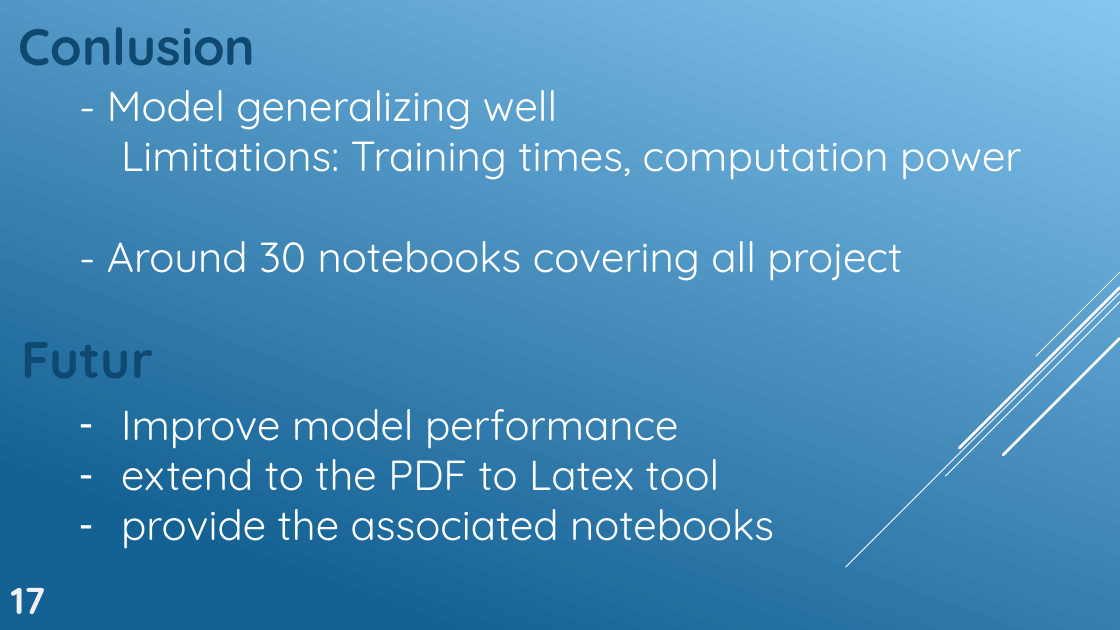
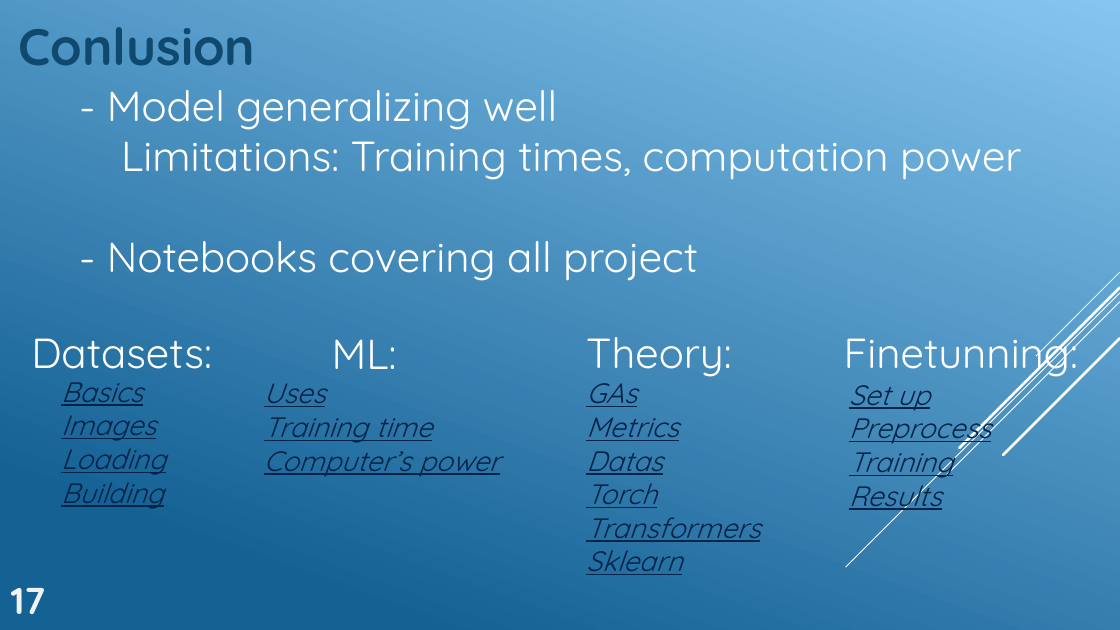
Before and after one commit to GeckSpy/IPdf2Latex, a slide deck: slide 18 of Presentation/Final presentation.pptx. Drawn at 1120x630 pixels with LibreOffice and Linux fonts; fonts in the diff are those of the drawing. Boxes give left, top, right and bottom in pixels: in the first picture for what was removed or moved away, otherwise in the second. Text is boxed around its words. In the diff, an @@ line names an element or a change of style, - is before the commit and + after.

```diff
--- a/Presentation/Final presentation.pptx
+++ b/Presentation/Final presentation.pptx
@@ text at (x1=107, y1=241, x2=698, y2=281): text changed @@
-- Around 30 notebooks covering all project
+- Notebooks covering all project
@@ text added at (x1=844, y1=325, x2=1078, y2=379), 36 pt, text #FFFFFF @@
+Finetunning:
@@ text removed at (x1=22, y1=342, x2=154, y2=378) @@
-Futur
@@ text added at (x1=31, y1=338, x2=212, y2=369), 36 pt, text #FFFFFF @@
+Datasets:
@@ text added at (x1=332, y1=339, x2=397, y2=369), 36 pt, text #FFFFFF @@
+ML:
@@ text added at (x1=586, y1=337, x2=731, y2=377), 36 pt, text #FFFFFF @@
+Theory:
@@ text added at (x1=61, y1=382, x2=166, y2=509), 24 pt, text #042349, italic, underline @@
+Basics
+Images
+Loading
+Building
@@ text added at (x1=264, y1=383, x2=500, y2=477), 24 pt, text #042349, italic, underline @@
+Uses
+Training time
+Computer’s power
@@ text added at (x1=586, y1=383, x2=760, y2=575), 24 pt, text #042349, italic, underline @@
+GAs
+Metrics
+Datas
+Torch
+Transformers
+Sklearn
@@ text added at (x1=849, y1=385, x2=991, y2=514), 24 pt, text #042349, italic, underline @@
+Set up
+Preprocess
+Training
+Results
@@ text removed at (x1=121, y1=409, x2=774, y2=549) @@
-– Improve model performance
-– extend to the PDF to Latex tool
-– provide the associated notebooks
```
Also in this commit, not shown: 5 other slides changed, 1 slide added, 1 slide removed, 2 other files.
